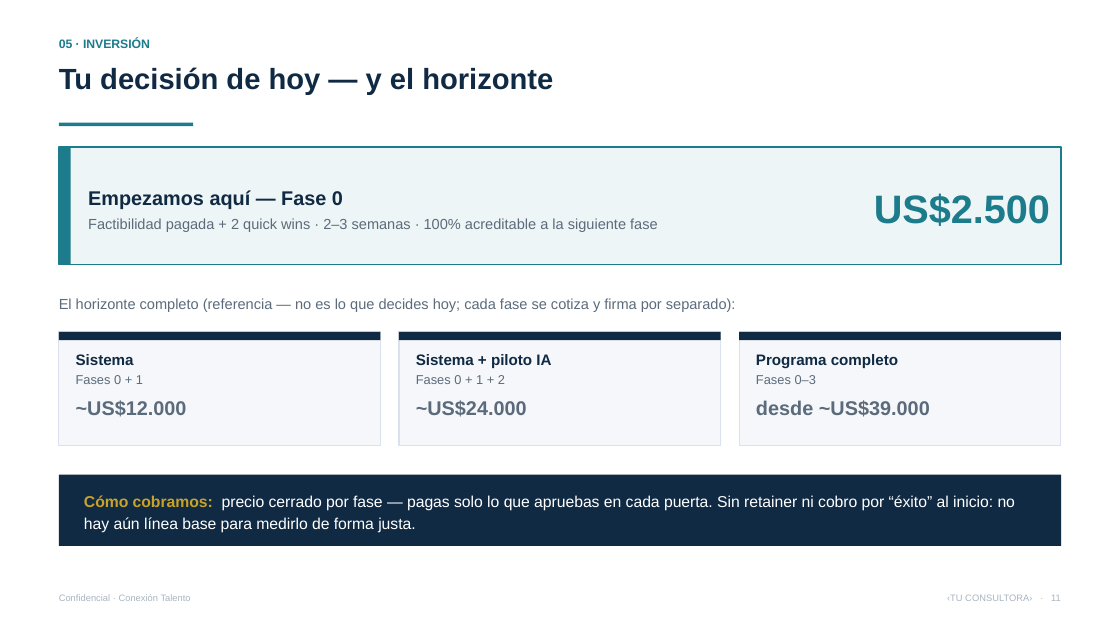
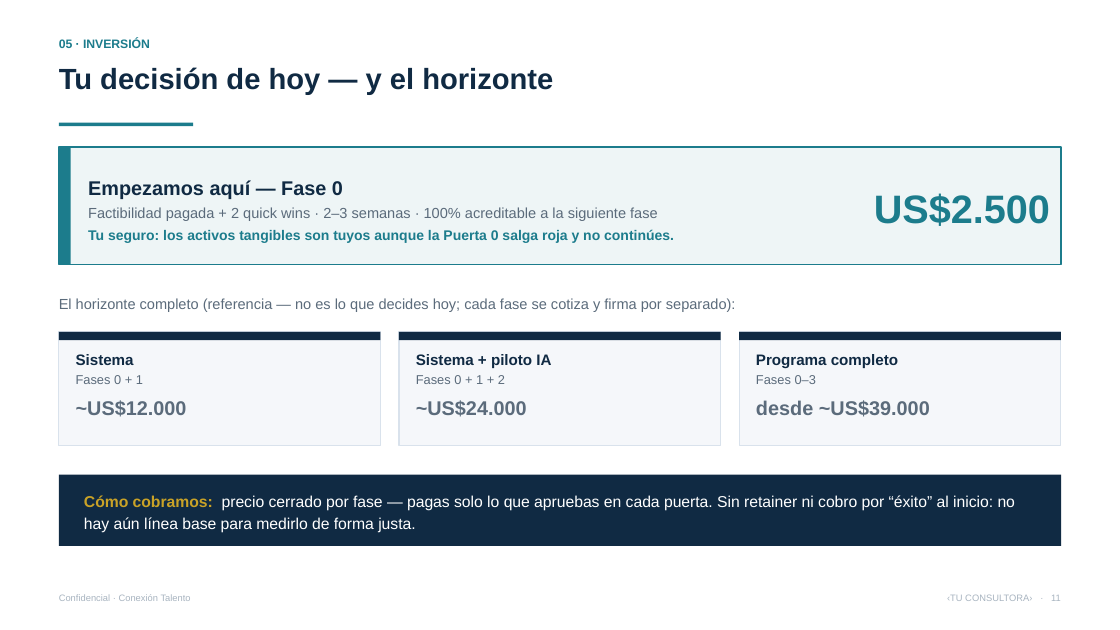
Before and after one commit to vverlaine/conexion-talento-ia, a slide deck: slide 11 of 04-propuesta/Presentacion-Conexion-Talento.pptx. Drawn at 1120x630 pixels with LibreOffice and Linux fonts; fonts in the diff are those of the drawing. Boxes give left, top, right and bottom in pixels: in the first picture for what was removed or moved away, otherwise in the second. Text is boxed around its words. In the diff, an @@ line names an element or a change of style, - is before the commit and + after.

```diff
--- a/04-propuesta/Presentacion-Conexion-Talento.pptx
+++ b/04-propuesta/Presentacion-Conexion-Talento.pptx
@@ text at [88, 207, 658, 221]: less space between paragraphs @@
@@ text at [88, 229, 674, 243]: paragraph added @@
+Tu seguro: los activos tangibles son tuyos aunque la Puerta 0 salga roja y no continúes.
```
Also in this commit, not shown: 3 other slides changed, 5 other files.
